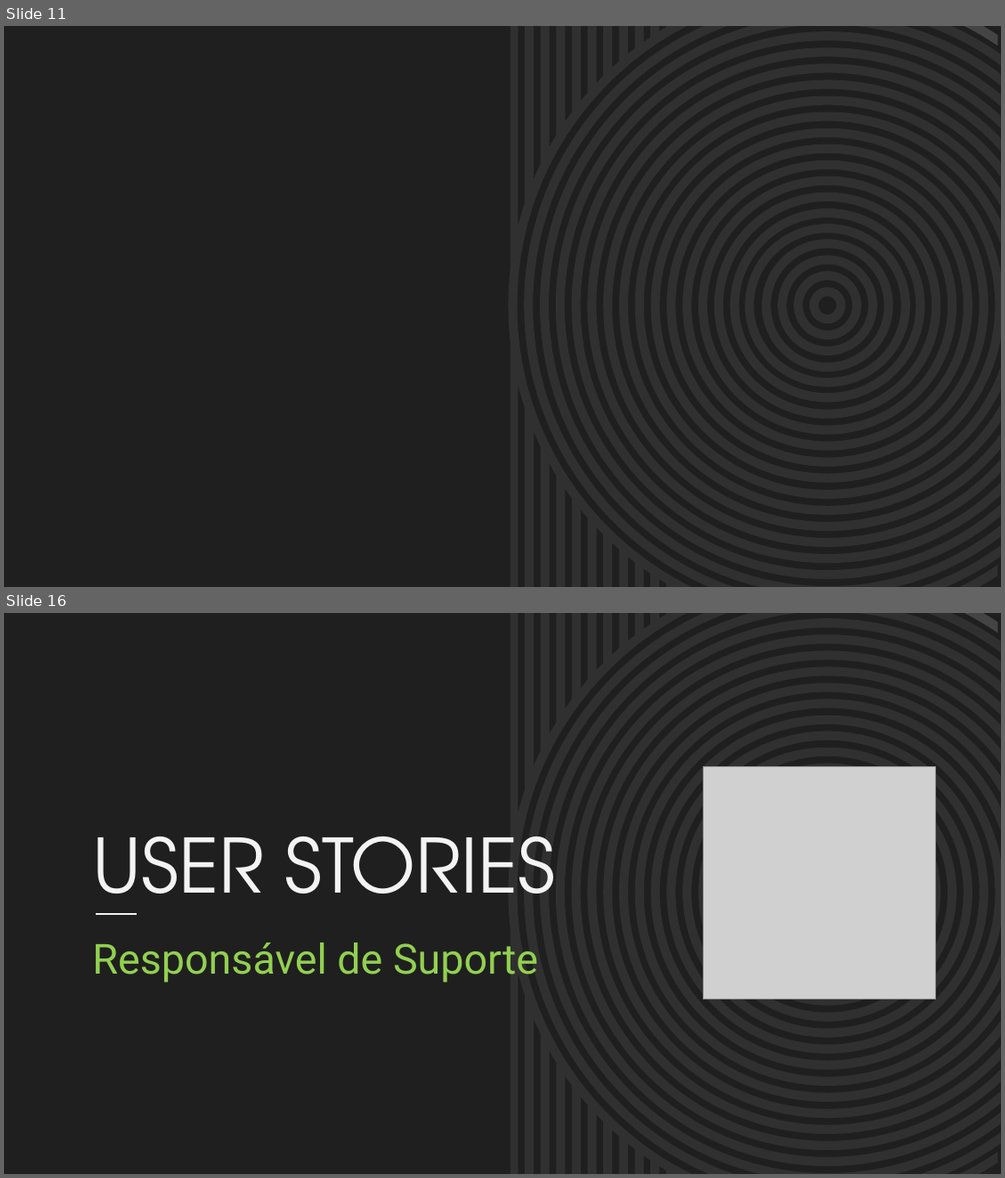
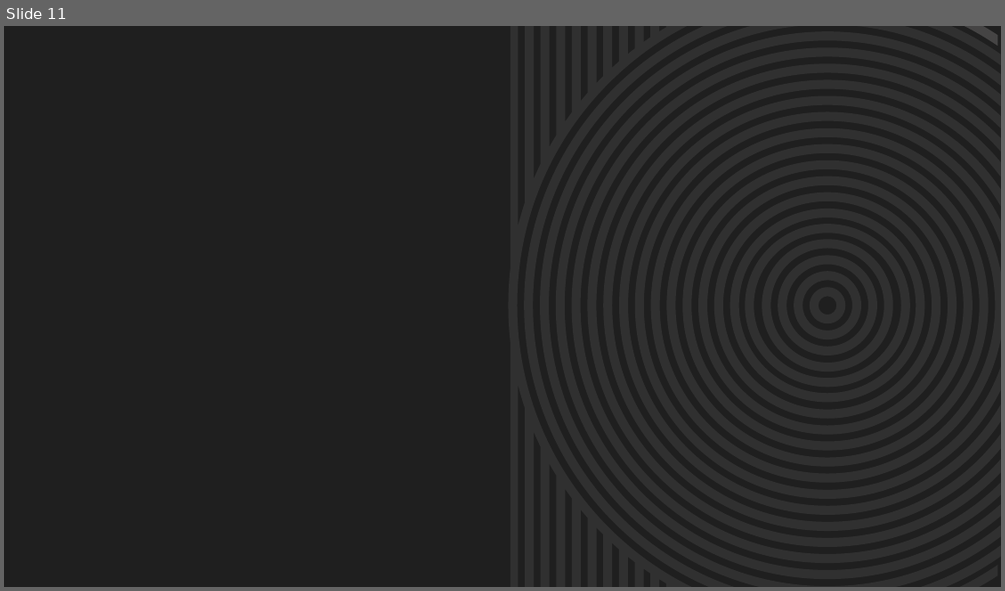
Before and after one commit to BandTec/primelloteirs, a slide deck: Documentacao/Slides KPRunnin.pptx. Shown one above the other, each under a label of ours: slides 11 and 16 before the commit, slide 11 after it; the slides between them are not shown. The pictures are 1005x1178 and 1005x591 pixels, drawn with LibreOffice and Linux fonts; fonts in the diff are those of the drawing; grey boxes stand for pictures; background and template pictures are left out. Boxes give left, top, right and bottom in pixels: in the first picture for what was removed or moved away, otherwise in the second. Text is boxed around its words. In the diff, an @@ line names an element or a change of style, - is before the commit and + after.

```diff
--- a/Documentacao/Slides KPRunnin.pptx
+++ b/Documentacao/Slides KPRunnin.pptx
@@ slide 16 removed at bbox=[4, 613, 1001, 1174], background #1F1F1F; not listed: 17 template elements that a slide beside it also shows @@
@@ freeform shape removed at bbox=[964, 613, 998, 633] @@
@@ picture removed at bbox=[703, 766, 935, 998] @@
@@ title removed at bbox=[92, 835, 556, 915] @@
-USER STORIES
@@ line removed from (96, 914) to (137, 914) @@
@@ subtitle removed at bbox=[92, 942, 538, 982] @@
-Responsável de Suporte
@@ freeform shape removed at bbox=[960, 1151, 998, 1173] @@
```
Also in this commit, not shown: 3 slides changed, 4 other slides removed, 3 other files.
